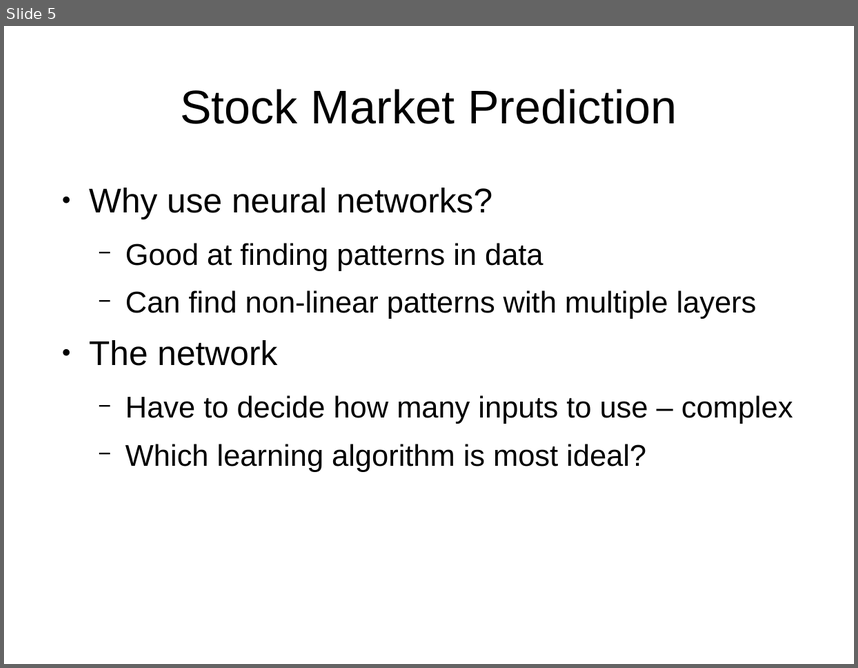
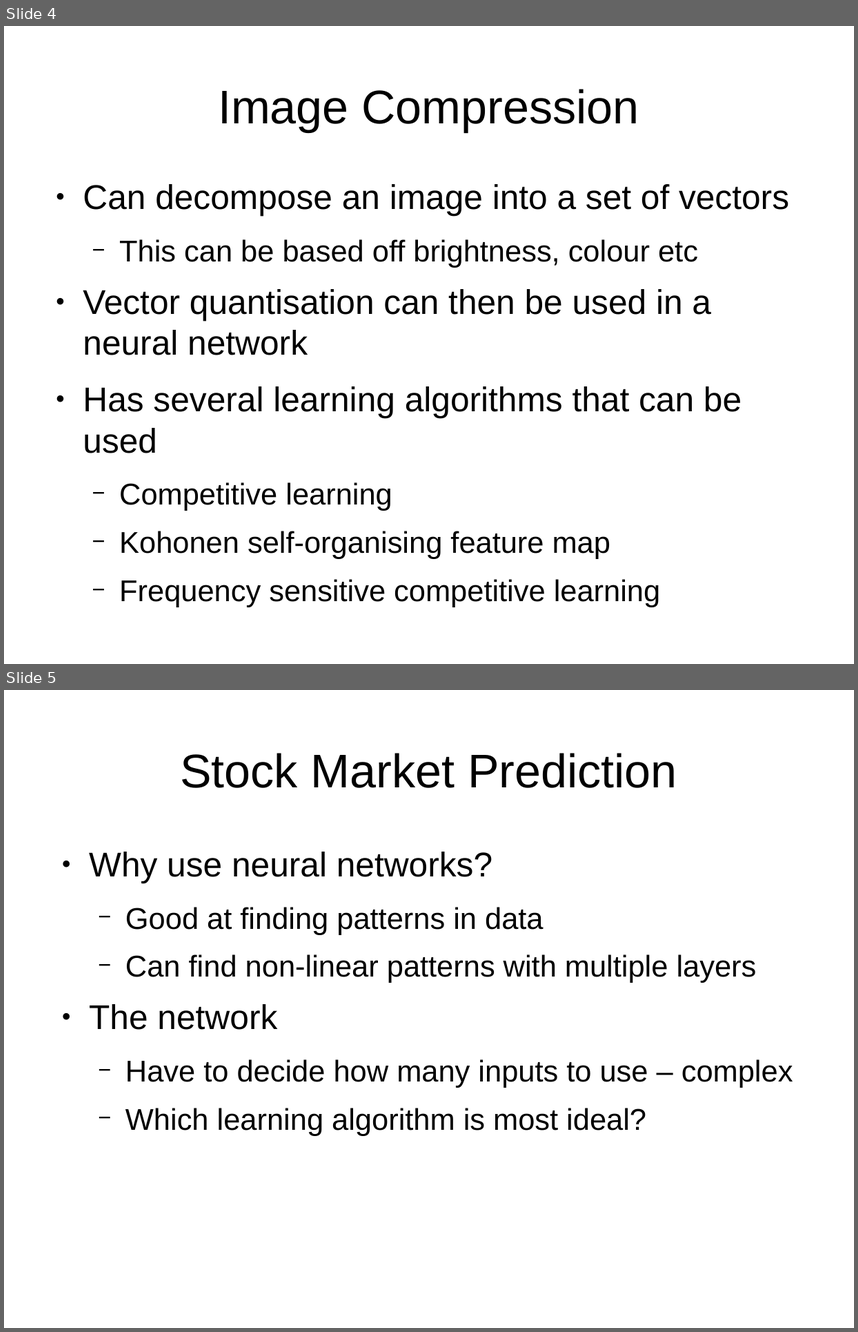
Before and after one commit to JaimeLennox/topicspresentation, a slide deck: presentation_applications.odp. Shown one above the other, each under a label of ours: slide 5 before the commit, slides 4 and 5 after it. The pictures are 858x668 and 858x1332 pixels, drawn with LibreOffice and Linux fonts; fonts in the diff are those of the drawing. Boxes give left, top, right and bottom in pixels: in the first picture for what was removed or moved away, otherwise in the second. Text is boxed around its words. In the diff, an @@ line names an element or a change of style, - is before the commit and + after.

Commit message:
Added slides for image compression and optical character recognition.

```diff
--- a/presentation_applications.odp
+++ b/presentation_applications.odp
@@ slide 4 added at [4, 26, 854, 664], background #FFFFFF @@
@@ title added at [218, 89, 639, 132], 44 pt, text #000000 @@
+Image Compression
@@ text added at [83, 184, 789, 607], 28 pt, text #000000 @@
+● Can decompose an image into a set of vectors
+  − This can be based off brightness, colour etc
+● Vector quantisation can then be used in a neural network
+● Has several learning algorithms that can be used
+  − Competitive learning
+  − Kohonen self-organising feature map
+  − Frequency sensitive competitive learning
```
Also in this commit, not shown: 1 slide changed, 1 slide removed, 4 other files.
